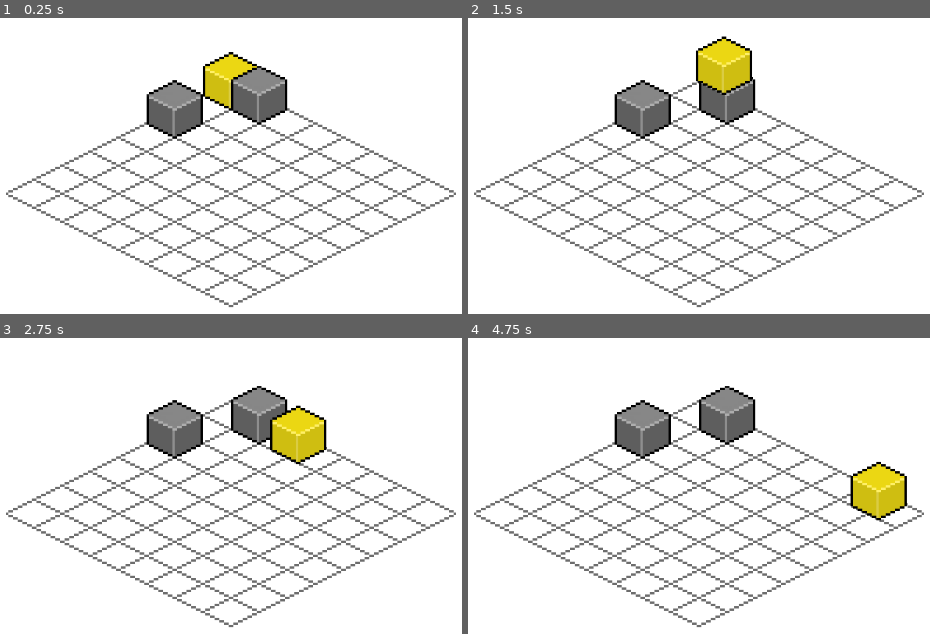
Above: before the commit, frames 1-4 (two rows, left to right).
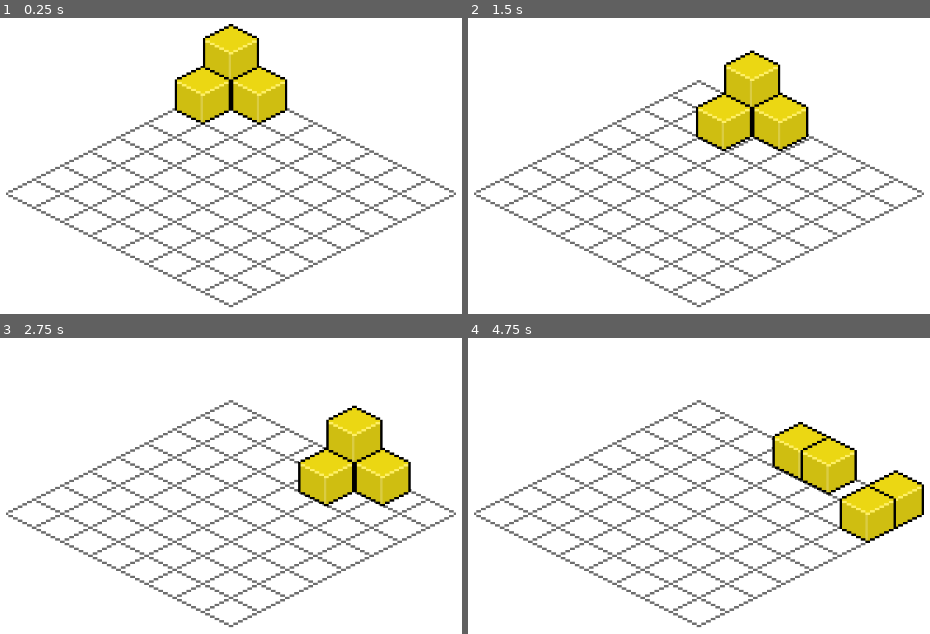
Above: after the commit, the same moments.

Repository: fengjiongmax/3D_iso_in_2D
Game: Godot game, scene res://main.tscn
Two runs of this game, one before a commit and one after it. Both use one fixed random seed, a clock stepped at 60 frames per second and the inputs below.
Inputs:
- Up to frame 1 (0.25 s): no input
- Up to frame 2 (1.5 s): tap Enter at 0.5 s; hold X (movable_right) 0.53-1.28 s; hold Z (movable_back) from 1.28 s (still down)
- Up to frame 3 (2.75 s): release Z (movable_back) at 2.03 s; hold X (movable_right) from 2.03 s (still down)
- Up to frame 4 (4.75 s): release X (movable_right) at 2.78 s; hold S (movable_forward) 2.78-3.53 s; hold A (movable_left) from 3.53 s (still down)

The runs differ from the first frame. In frame 1, 6.2% of the frame differs, in the area x 31-62%, y 2-41%; in frame 2, 8.5%; in frame 3, 11%, in the area x 31-89%, y 16-58%; in frame 4, 10%.

Commit message:
move order and move sync

Diff:
--- a/blocks/movable/movable.gd
+++ b/blocks/movable/movable.gd
@@ -2,6 +2,8 @@
 extends BlockBase
 
 const MOVESPEED = 2
+
+signal block_reach_target
 
 func _ready():
 	add_to_group("movable")
@@ -33,3 +35,6 @@
 		return false
 
 	return true
+
+func reach_target():
+	emit_signal("block_reach_target")
--- a/blocks/movable/states/fall.gd
+++ b/blocks/movable/states/fall.gd
@@ -21,7 +21,23 @@
 		movable.position = _after_move
 	else:
 		movable.position = target_engine_pos
-		set_next_target()
+		movable.reach_target()
+
+func _command(_msg:Dictionary={}) -> void:
+	if !_msg.keys().has("reach_target"):
+		return
+
+	movable.engine_fit_game_pos()
+	var _self_down_axie = movable.game_pos + Vector3.DOWN
+	var _down_moved = Grid.get_game_axisv(_self_down_axie + move_direction)
+	if _down_moved is Movable && _down_moved.get_node("state_machine").state.name == "move":
+		if move_direction == Vector3.ZERO:
+			_state_machine.switch_state("idle",{})
+			return
+		else:
+			_state_machine.switch_state("move",{"direction":move_direction})
+			return
+	set_next_target()
 
 func set_next_target():
 	target_game_pos = movable.game_pos + Vector3.DOWN
--- a/blocks/movable/states/jump.gd
+++ b/blocks/movable/states/jump.gd
@@ -14,6 +14,12 @@
 	move_direction = _msg["direction"]
 	set_next_target()
 
+func _command(_msg:Dictionary={}) -> void:
+	if !_msg.keys().has("reach_target"):
+		return
+	movable.engine_fit_game_pos()
+	_state_machine.switch_state("move",{"direction":move_direction})
+
 func _update(_delta:float) -> void:
 	var _after_move = movable.position + engine_direction * _delta * movable.MOVESPEED
 	var _reach_target = Math.is_betweenv(movable.position,_after_move,target_engine_pos)
@@ -22,7 +28,7 @@
 		movable.position = _after_move
 	else:
 		movable.position = target_engine_pos
-		_state_machine.switch_state("move",{"direction":move_direction})
+		movable.reach_target()
 
 func set_next_target():
 	target_game_pos = movable.game_pos + Vector3.UP
--- a/blocks/movable/states/move.gd
+++ b/blocks/movable/states/move.gd
@@ -16,6 +16,19 @@
 
 	set_next_target()
 
+func _command(_msg:Dictionary={}) -> void:
+	if !_msg.keys().has("reach_target"):
+		return
+	movable.engine_fit_game_pos()
+	var _self_down_axie = movable.game_pos + Vector3.DOWN
+	if Grid.coordinate_within_rangev(_self_down_axie) && Grid.get_game_axisv(_self_down_axie) == null:
+		var _down_moved = Grid.get_game_axisv(_self_down_axie + direction)
+		if !(_down_moved is Movable && _down_moved.get_node("state_machine").state.name == "move"):
+			_state_machine.switch_state("fall",{"direction":direction})
+			return
+
+	set_next_target()
+
 func _update(_delta:float) -> void:
 	var _after_move = movable.position + engine_direction * _delta * movable.MOVESPEED
 	var _reach_target = Math.is_betweenv(movable.position,_after_move,target_engine_pos)
@@ -25,10 +38,7 @@
 	else:
 		movable.position = target_engine_pos
 		movable.z_index = target_z
-		if Grid.get_game_axisv(movable.game_pos + Vector3.DOWN) == null:
-			_state_machine.switch_state("fall",{"direction":direction})
-		else:
-			set_next_target()
+		movable.reach_target()
 
 func set_next_target():
 	target_game_pos = movable.game_pos + direction
--- a/grid.gd
+++ b/grid.gd
@@ -41,3 +41,19 @@
 
 func set_axis_objv(obj:Object,pos:Vector3) -> void:
 	set_axis_obj(obj,int(pos.x),int(pos.y),int(pos.z))
+
+func sort_by_direction(direction:Vector3) -> Array:
+	var _sorted = []
+
+	_sorted = get_tree().get_nodes_in_group("movable").duplicate()
+	match direction:
+		Vector3.FORWARD:
+			_sorted.sort_custom(Compare,"forward_compare")
+		Vector3.BACK:
+			_sorted.sort_custom(Compare,"back_compare")
+		Vector3.LEFT:
+			_sorted.sort_custom(Compare,"left_compare")
+		Vector3.RIGHT:
+			_sorted.sort_custom(Compare,"right_compare")
+
+	return _sorted
--- /dev/null
+++ b/helpers/compare.gd
@@ -0,0 +1,53 @@
+class_name Compare
+
+# this is key "S" direction
+# Vector3.FORWARD = Vector3( 0, 0, -1 )
+static func forward_compare(item1:BlockBase,item2:BlockBase):
+	if item1.game_pos.z > item2.game_pos.z:
+		return false
+	elif item1.game_pos.z < item2.game_pos.z:
+		return true
+	else:
+		return y_compare(item1,item2)
+
+# this is key "Z" direction
+# Vector3.BACK = Vector3( 0, 0, 1 )
+static func back_compare(item1:BlockBase,item2:BlockBase):
+	if item1.game_pos.z > item2.game_pos.z:
+		return true
+	elif item1.game_pos.z < item2.game_pos.z:
+		return false
+	else:
+		return y_compare(item1,item2)
+
+# this is key "X" direction
+# Vector3.RIGHT = Vector3( 1, 0, 0 )
+static func right_compare(item1:BlockBase,item2:BlockBase):
+	if item1.game_pos.x > item2.game_pos.x:
+		return true
+	elif item1.game_pos.x < item2.game_pos.x:
+		return false
+	else:
+		return y_compare(item1,item2)
+
+# this is key "A" direction
+# Vector3.LEFT = Vector3( -1, 0, 0 )
+static func left_compare(item1:BlockBase,item2:BlockBase):
+	if item1.game_pos.x > item2.game_pos.x:
+		return false
+	elif item1.game_pos.x < item2.game_pos.x:
+		return true
+	else:
+		return y_compare(item1,item2)
+
+static func y_compare(item1:BlockBase,item2:BlockBase):
+	if item1.game_pos.y > item2.game_pos.y:
+		return false
+	elif item1.game_pos.y < item2.game_pos.y:
+		return true
+	else:
+		# compare by z-index : z-index = x+y+z
+		if GridUtils.calc_xyz(item1.game_pos) > GridUtils.calc_xyz(item2.game_pos):
+			return true
+		else:
+			return false
--- a/main.gd
+++ b/main.gd
@@ -4,6 +4,9 @@
 const unmovable = preload("res://blocks/unmovable/unmovable.tscn")
 
 onready var grid_texture = load("res://floor_tile/grid.png")
+
+var sorted = []
+var block_reached_target := false
 
 func _ready():
 	set_process_input(true)
@@ -13,10 +16,12 @@
 			$floor_tile.set_cell(x,z,0)
 		pass
 	# you can add blocks however you want ,but might got something weird.
-#	new_movable(0,1,0)
+	new_movable(0,1,0)
 	new_movable(0,0,0)
-	new_unmovable(0,0,2)
-	new_unmovable(1,0,0)
+	new_movable(0,0,1)
+	new_movable(1,0,0)
+#	new_unmovable(0,0,2)
+#	new_unmovable(1,0,0)
 #	new_unmovable(3,0,3)
 	pass
 
@@ -31,13 +36,22 @@
 		send_command(Vector3.RIGHT)
 
 func send_command(command:Vector3) -> void:
-	for _m in get_tree().get_nodes_in_group("movable"):
-		_m.receive_command({"direction":command})
-	set_physics_process(true)
+		sorted = Grid.sort_by_direction(command)
+		for i in sorted:
+			i.receive_command({"direction":command})
+		set_physics_process(true)
 
 func _physics_process(delta):
-	for _m in get_tree().get_nodes_in_group("movable"):
+	for _m in sorted:
+		if block_reached_target:
+			block_reached_target = false
+			break
 		_m._update(delta)
+
+func block_reach_target():
+	block_reached_target = true
+	for i in sorted:
+		i.receive_command({"reach_target":true})
 		pass
 	pass
 
@@ -45,6 +59,7 @@
 	var _m = movable.instance()
 	$movable.add_child(_m)
 	_m.initial_game_pos(x,y,z)
+	_m.connect("block_reach_target",self,"block_reach_target")
 	pass
 
 func new_unmovable(x,y,z):
--- a/project.godot
+++ b/project.godot
@@ -13,6 +13,11 @@
 "class": "BlockBase",
 "language": "GDScript",
 "path": "res://blocks/block_base.gd"
+}, {
+"base": "Reference",
+"class": "Compare",
+"language": "GDScript",
+"path": "res://helpers/compare.gd"
 }, {
 "base": "Reference",
 "class": "GridUtils",
@@ -46,6 +51,7 @@
 } ]
 _global_script_class_icons={
 "BlockBase": "",
+"Compare": "",
 "GridUtils": "",
 "Math": "",
 "Movable": "",
